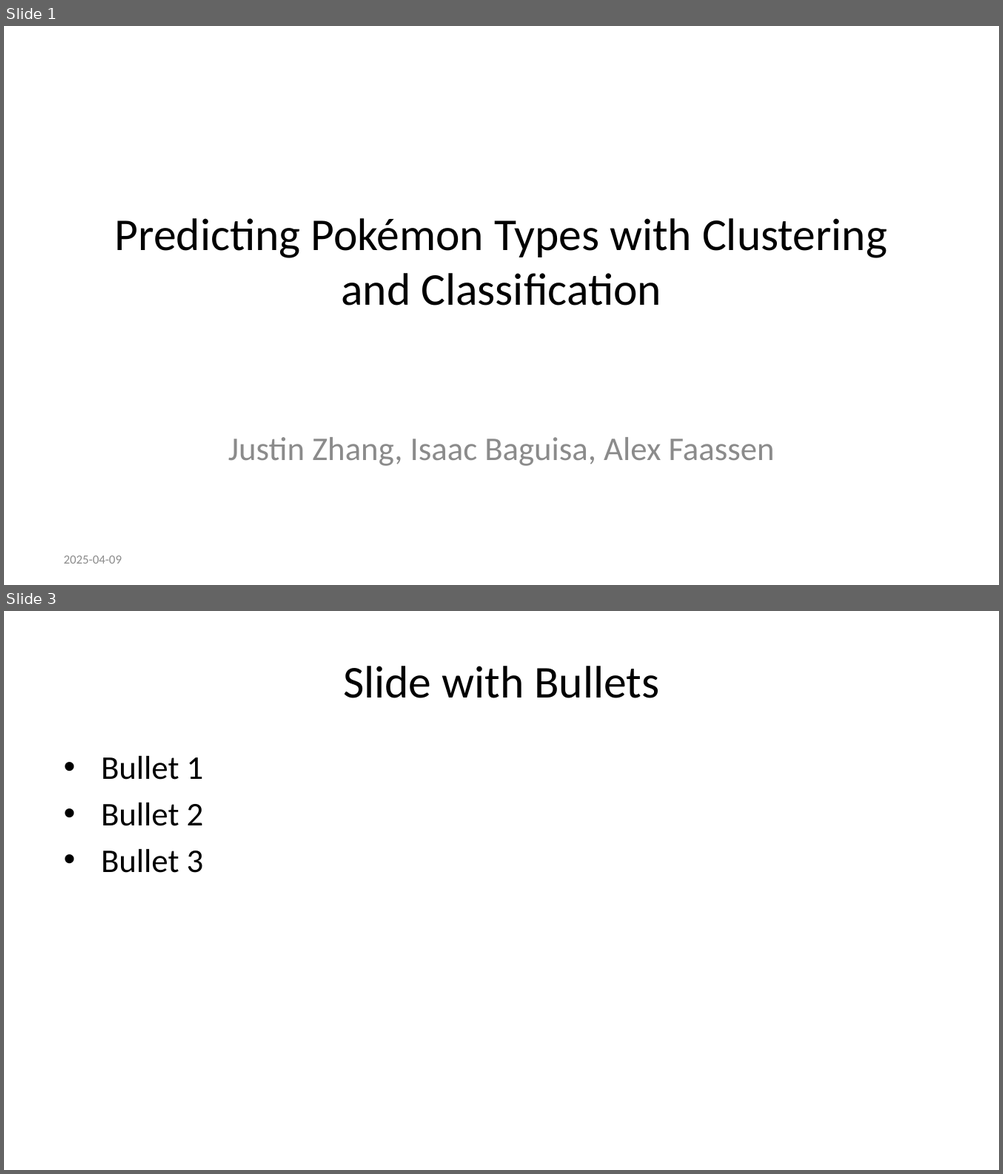
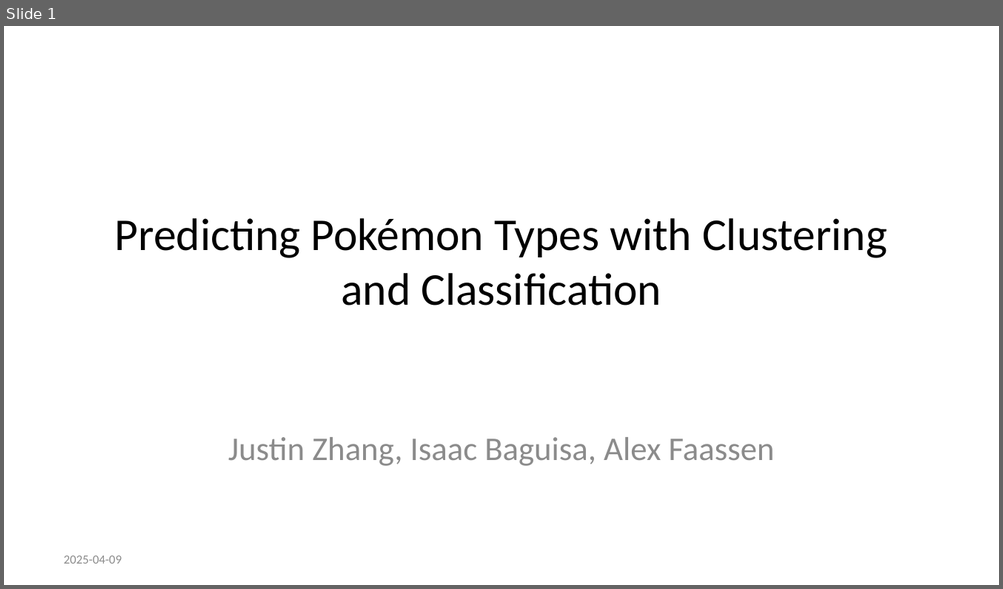
Before and after one commit to alexfaassen/STA2201, a slide deck: Presentation.pptx. Shown one above the other, each under a label of ours: slides 1 and 3 before the commit, slide 1 after it; the slides between them are not shown. The pictures are 1003x1174 and 1003x589 pixels, drawn with LibreOffice and Linux fonts; fonts in the diff are those of the drawing. Boxes give left, top, right and bottom in pixels: in the first picture for what was removed or moved away, otherwise in the second. Text is boxed around its words. In the diff, an @@ line names an element or a change of style, - is before the commit and + after.

```diff
--- a/Presentation.pptx
+++ b/Presentation.pptx
@@ slide 3 removed at bbox=[4, 611, 999, 1170], background #FFFFFF @@
@@ title removed at bbox=[343, 666, 659, 698] @@
-Slide with Bullets
@@ text removed at bbox=[101, 756, 204, 873] @@
-• Bullet 1
-• Bullet 2
-• Bullet 3
```
Also in this commit, not shown: 10 slides added, 3 other slides removed, 1 other file.
